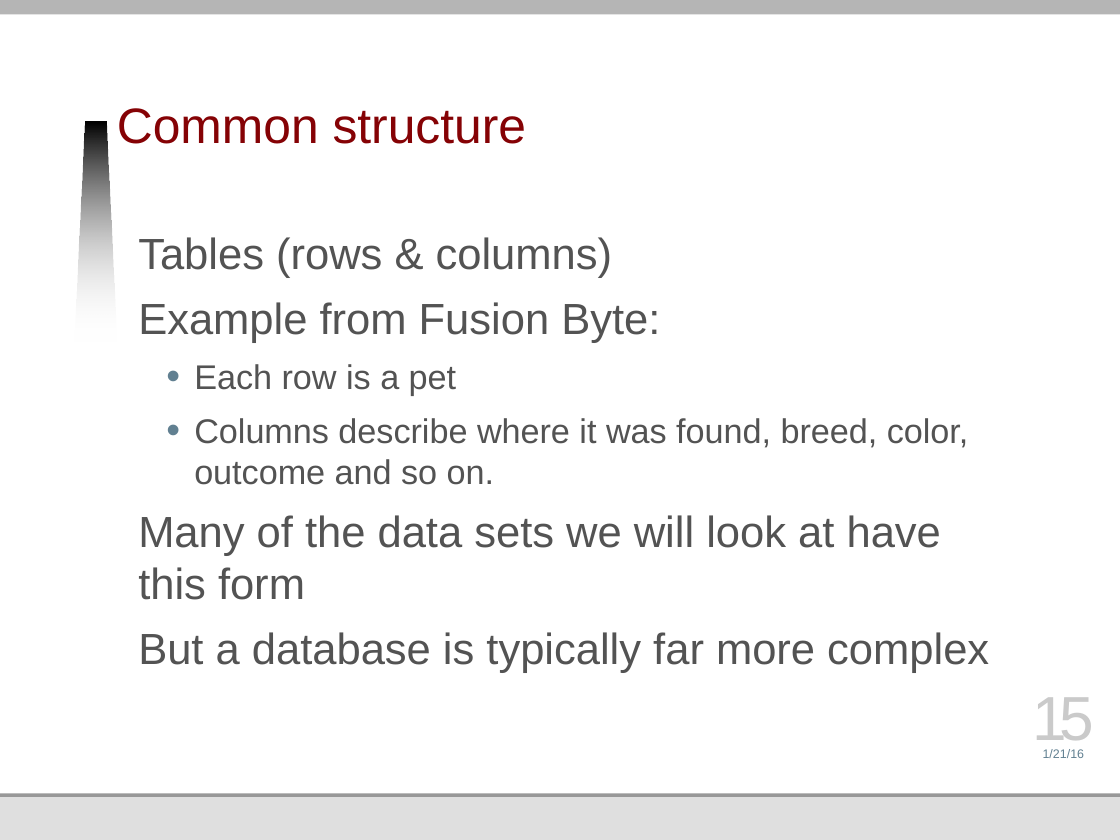
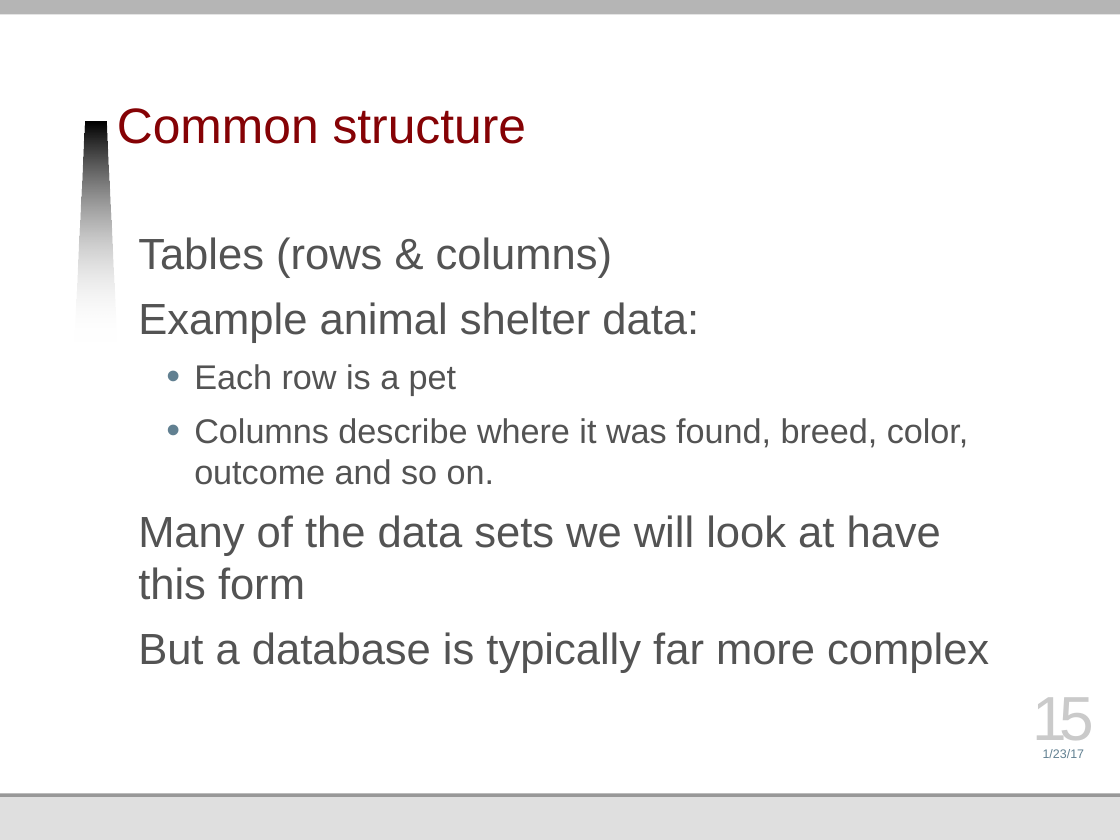
Before and after one commit to jmankoff/data, a slide deck: slide 15 of Lectures/3 Data Storage.pptx. Drawn at 1120x840 pixels with LibreOffice and Linux fonts; fonts in the diff are those of the drawing; background and template pictures are left out. Boxes give left, top, right and bottom in pixels: in the first picture for what was removed or moved away, otherwise in the second. Text is boxed around its words. In the diff, an @@ line names an element or a change of style, - is before the commit and + after.

```diff
--- a/Lectures/3 Data Storage.pptx
+++ b/Lectures/3 Data Storage.pptx
@@ text at bbox=[138, 302, 699, 343]: text changed @@
-Example from Fusion Byte:
+Example animal shelter data:
@@ text at bbox=[1043, 749, 1085, 758]: text changed @@
-1/21/16
+1/23/17
```
Also in this commit, not shown: 34 other slides changed, 2 slides added.
